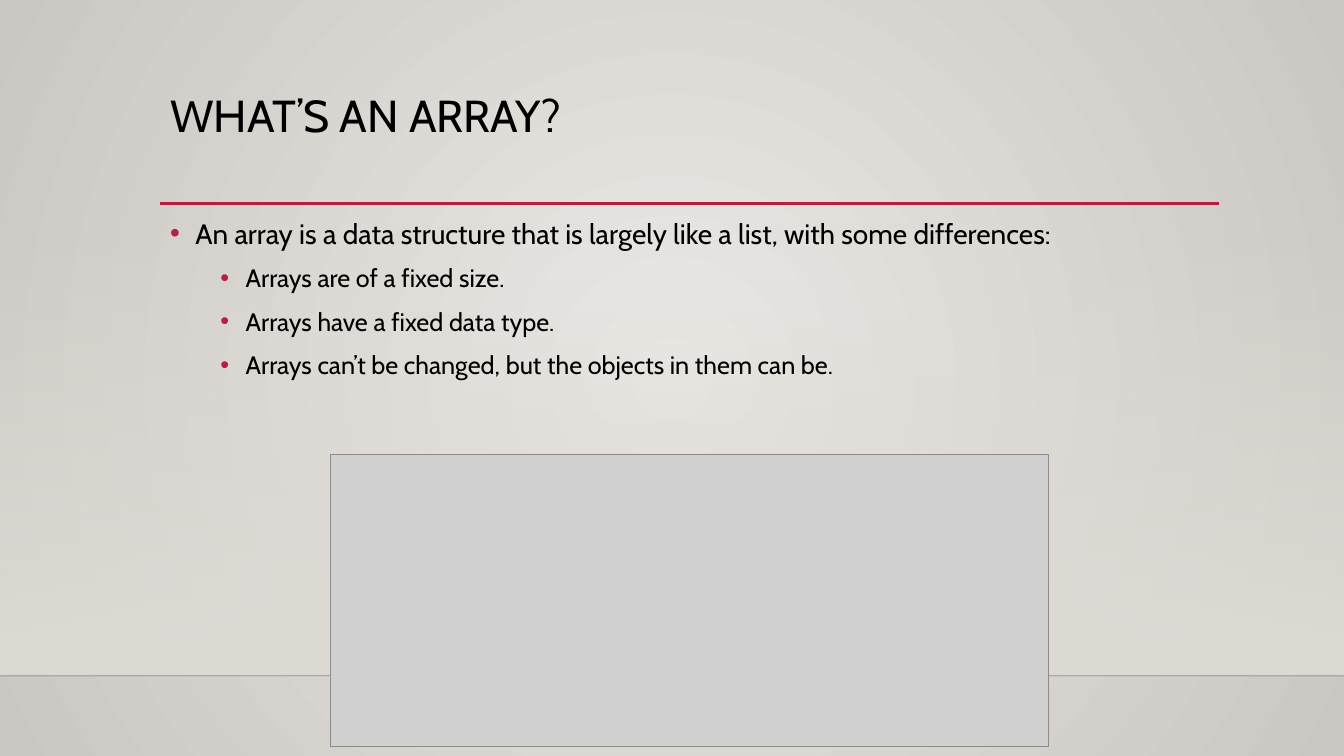
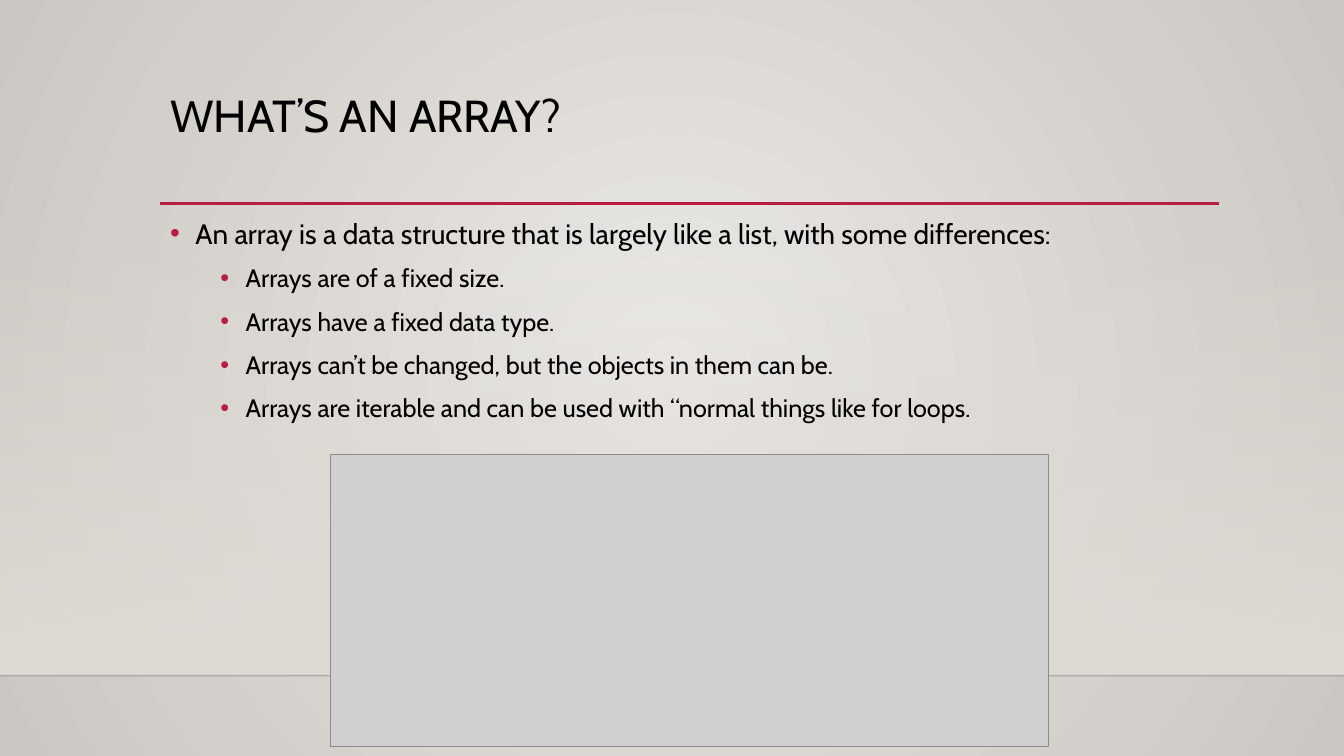
Before and after one commit to okohnkay/Programming_Basics_for_ML, a slide deck: slide 3 of course_material/slides/013_arrays.pptx. Drawn at 1344x756 pixels with LibreOffice and Linux fonts; fonts in the diff are those of the drawing; grey boxes stand for pictures; background and template pictures are left out. Boxes give left, top, right and bottom in pixels: in the first picture for what was removed or moved away, otherwise in the second. Text is boxed around its words. In the diff, an @@ line names an element or a change of style, - is before the commit and + after.

```diff
--- a/course_material/slides/013_arrays.pptx
+++ b/course_material/slides/013_arrays.pptx
@@ text at (x1=246, y1=398, x2=970, y2=423): paragraph added @@
+  • Arrays are iterable and can be used with “normal things like for loops.
```
Also in this commit, not shown: 1 other slide changed, 17 other files.
